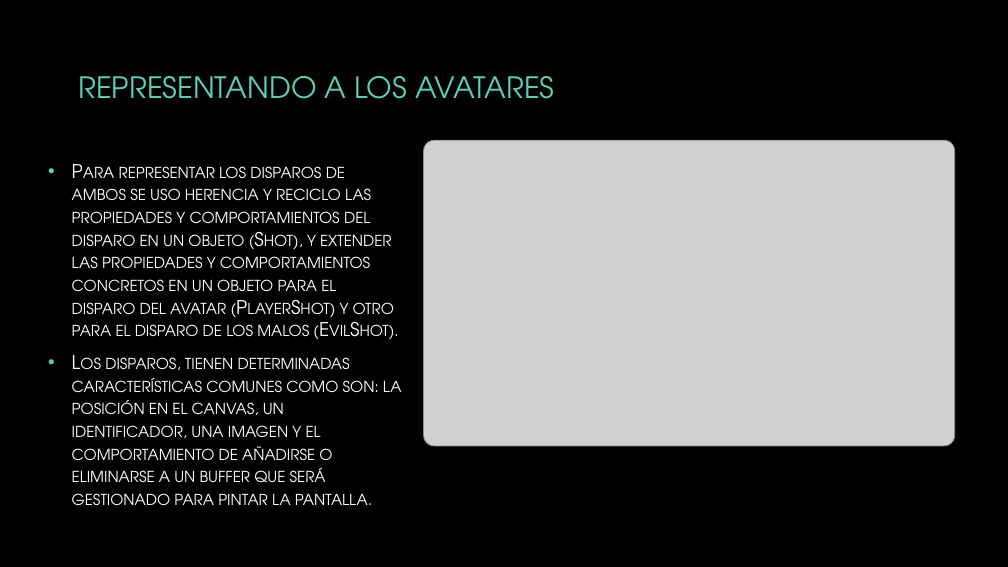
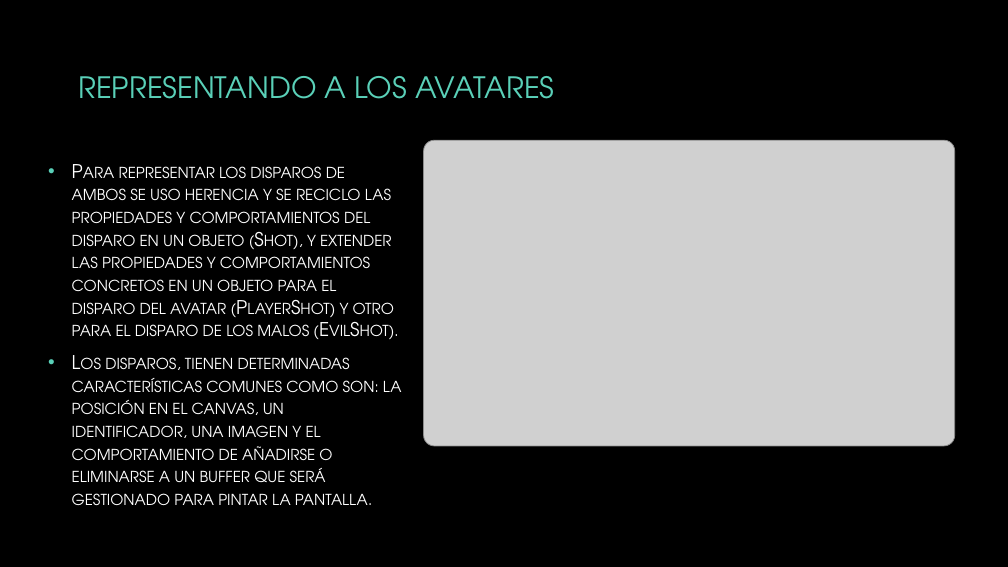
Before and after one commit to AlexGranda/Javascript, a slide deck: slide 4 of ProyectoIBim/Jueguito.pptx. Drawn at 1008x567 pixels with LibreOffice and Linux fonts; fonts in the diff are those of the drawing; grey boxes stand for pictures; background and template pictures are left out. Boxes give left, top, right and bottom in pixels: in the first picture for what was removed or moved away, otherwise in the second. Text is boxed around its words. In the diff, an @@ line names an element or a change of style, - is before the commit and + after.

```diff
--- a/ProyectoIBim/Jueguito.pptx
+++ b/ProyectoIBim/Jueguito.pptx
@@ text at (72, 166, 394, 336): text changed @@
-• Para representar los disparos de ambos se uso herencia y reciclo las propiedades y comportamientos del disparo en un objeto (Shot), y extender las propiedades y comportamientos concretos en un objeto para el disparo del avatar (PlayerShot) y otro para el disparo de los malos (EvilShot).
+• Para representar los disparos de ambos se uso herencia y se reciclo las propiedades y comportamientos del disparo en un objeto (Shot), y extender las propiedades y comportamientos concretos en un objeto para el disparo del avatar (PlayerShot) y otro para el disparo de los malos (EvilShot).
```
Also in this commit, not shown: 2 other slides changed.
